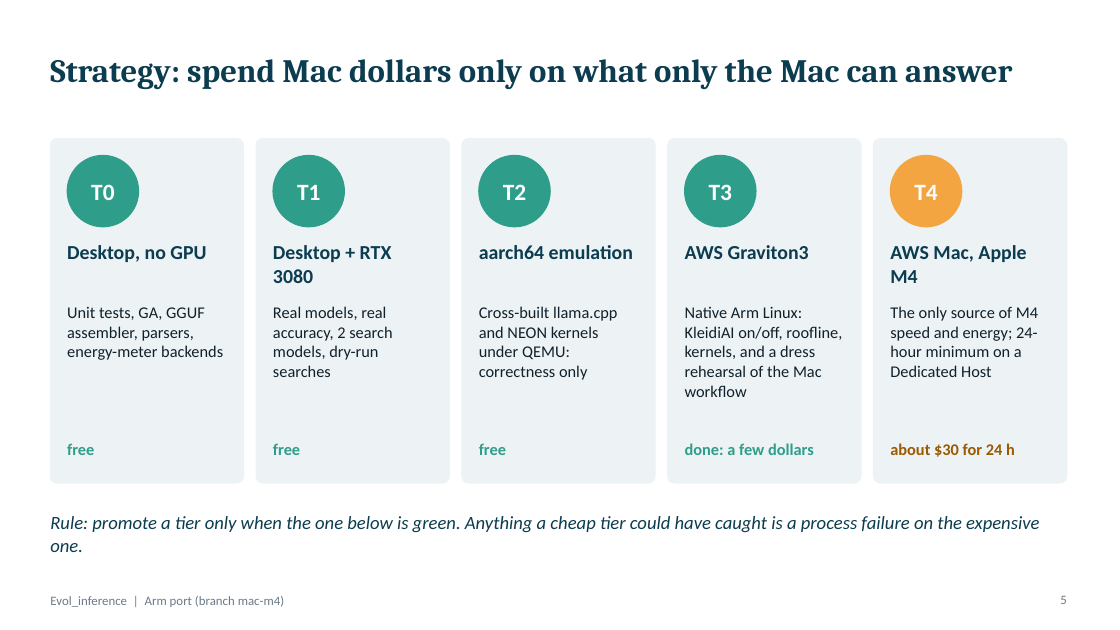
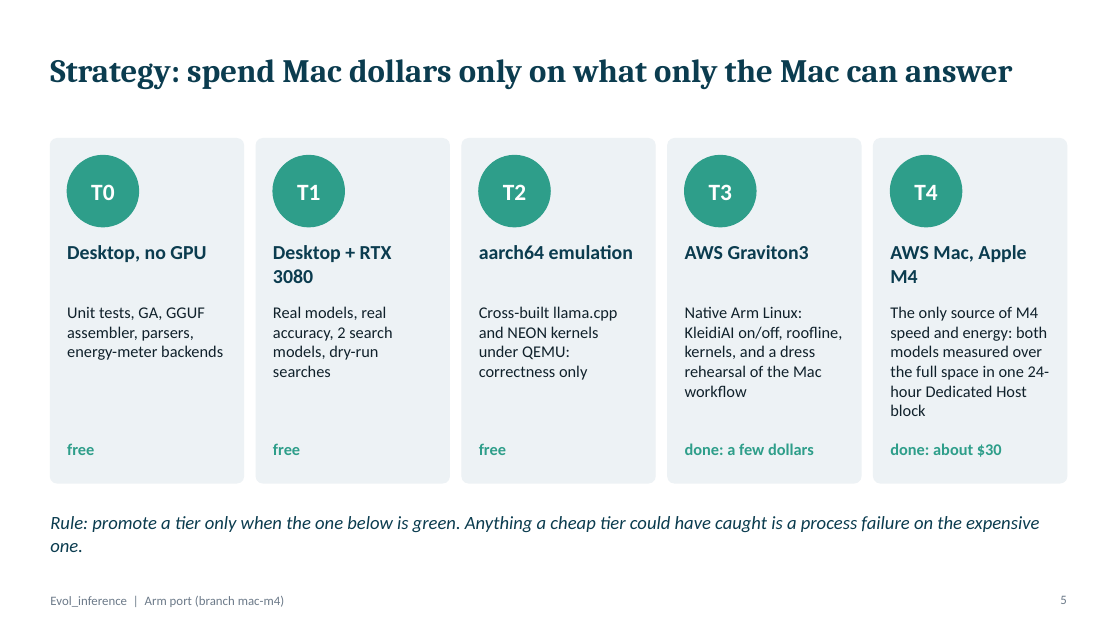
Before and after one commit to npwa/Evol_inference, a slide deck: slide 5 of presentation/Evol_inference_mac-m4.pptx. Drawn at 1120x630 pixels with LibreOffice and Linux fonts; fonts in the diff are those of the drawing. Boxes give left, top, right and bottom in pixels: in the first picture for what was removed or moved away, otherwise in the second. Text is boxed around its words. In the diff, an @@ line names an element or a change of style, - is before the commit and + after.

Commit message:
Record the Apple M4 results (plan section 24) and update the deck
- results: measured tables (8B: 256 genomes kai + 12 stock; Phi-3: 256 in both), analyses, queue files
- m4_analyze: --alphabet for restricted tables; skip the GA study when genomes are missing; queue passes the alphabet for Phi-3
- plan section 24, README_arm results, results manifest; deck: final 8B result, Phi-3 KleidiAI-vs-stock slide, closing slide

```diff
--- a/presentation/Evol_inference_mac-m4.pptx
+++ b/presentation/Evol_inference_mac-m4.pptx
@@ ellipse at [891, 155, 962, 227]: fill #F2A541 to #2E9E8A; outline #F2A541 1 pt to #2E9E8A 1 pt @@
@@ text at [890, 306, 1050, 416]: text changed @@
-The only source of M4 speed and energy; 24-hour minimum on a Dedicated Host
+The only source of M4 speed and energy: both models measured over the full space in one 24-hour Dedicated Host block
@@ text at [890, 443, 1002, 457]: text changed; text colour #9A5B00 to #2E9E8A @@
-about $30 for 24 h
+done: about $30
```
Also in this commit, not shown: 3 other slides changed, 1 slide added, 18 other files.
